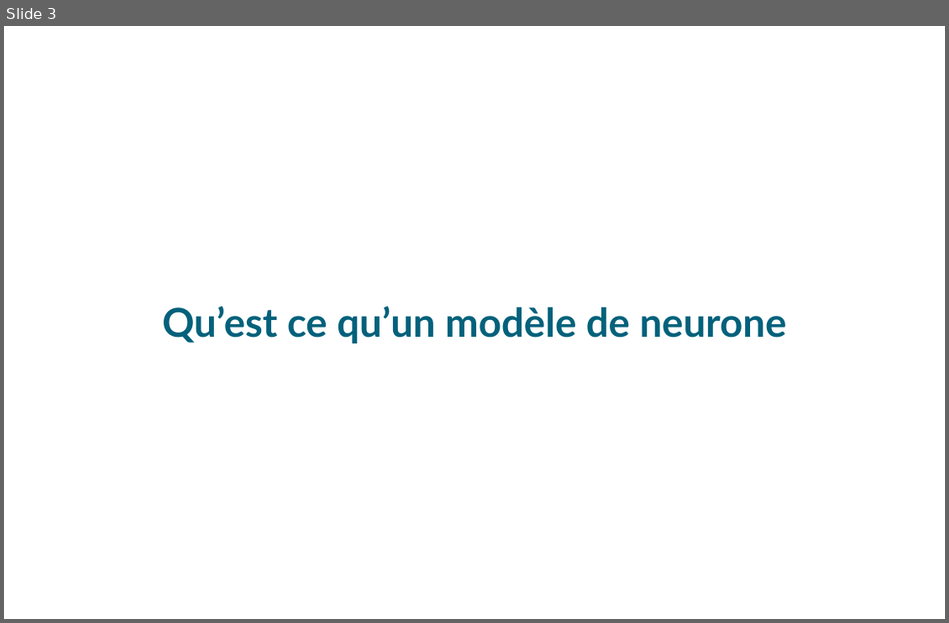
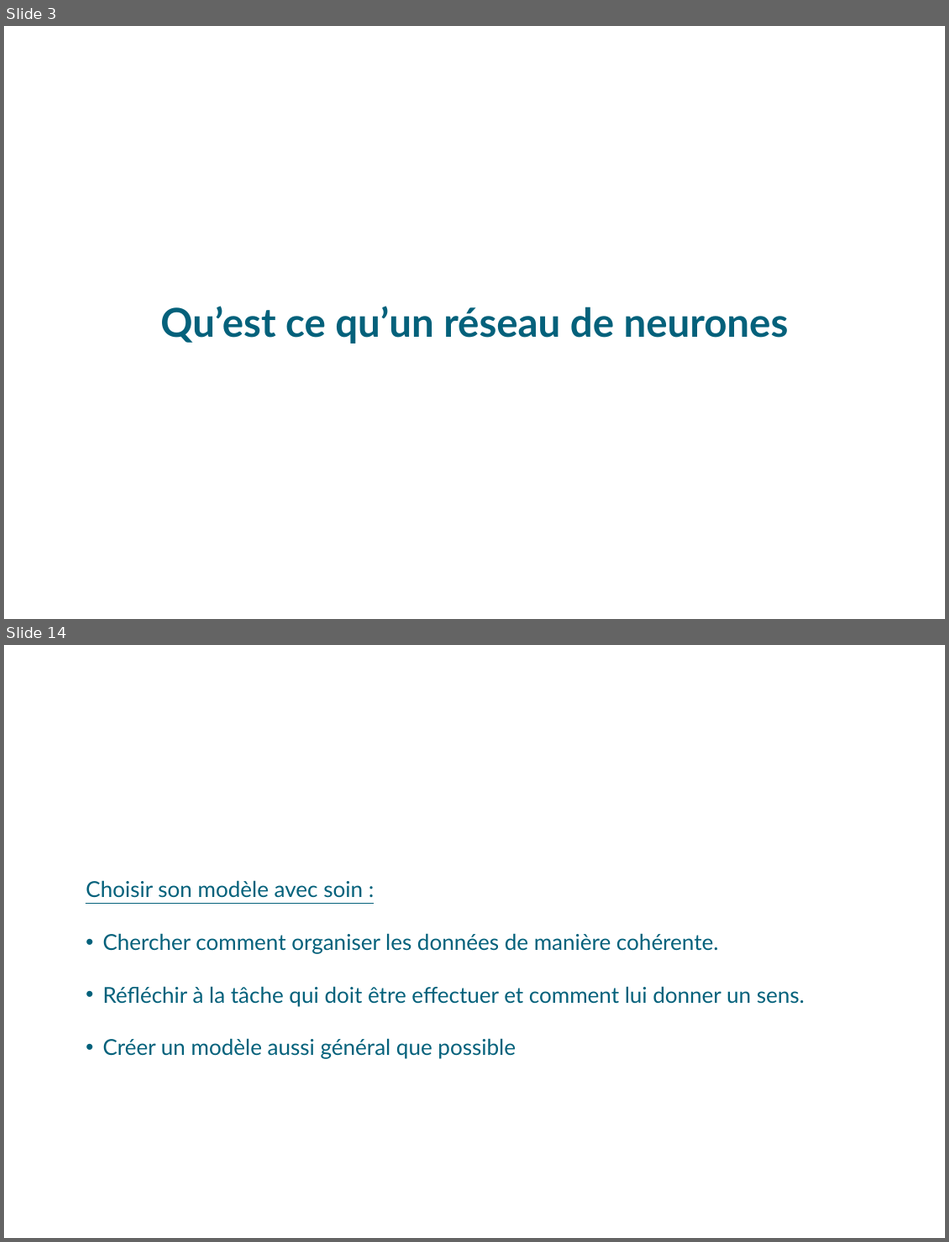
Before and after one commit to sr247/TER1, a slide deck: terSoutenance.odp. Shown one above the other, each under a label of ours: slide 3 before the commit, slides 3 and 14 after it; the slides between them are not shown. The pictures are 949x623 and 949x1242 pixels, drawn with LibreOffice and Linux fonts; fonts in the diff are those of the drawing; background and template pictures are left out. Boxes give left, top, right and bottom in pixels: in the first picture for what was removed or moved away, otherwise in the second. Text is boxed around its words. In the diff, an @@ line names an element or a change of style, - is before the commit and + after.

```diff
--- a/terSoutenance.odp
+++ b/terSoutenance.odp
@@ slide 14 added at box(4, 645, 945, 1238), background picture (left out) @@
@@ text added at box(69, 685, 872, 734), 32 pt, text #FFFFFF, bold @@
+Conclusion
@@ text added at box(85, 880, 805, 1059), 22 pt, text #04617B @@
+Choisir son modèle avec soin :
+• Chercher comment organiser les données de manière cohérente.
+• Réfléchir à la tâche qui doit être effectuer et comment lui donner un sens.
+• Créer un modèle aussi général que possible
@@ slide 3 changed as well @@
@@ subtitle at box(160, 306, 789, 344): text changed @@
-Qu’est ce qu’un modèle de neurone
+Qu’est ce qu’un réseau de neurones
```
Also in this commit, not shown: 2 other slides changed, 12 other slides added, 5 slides removed.
